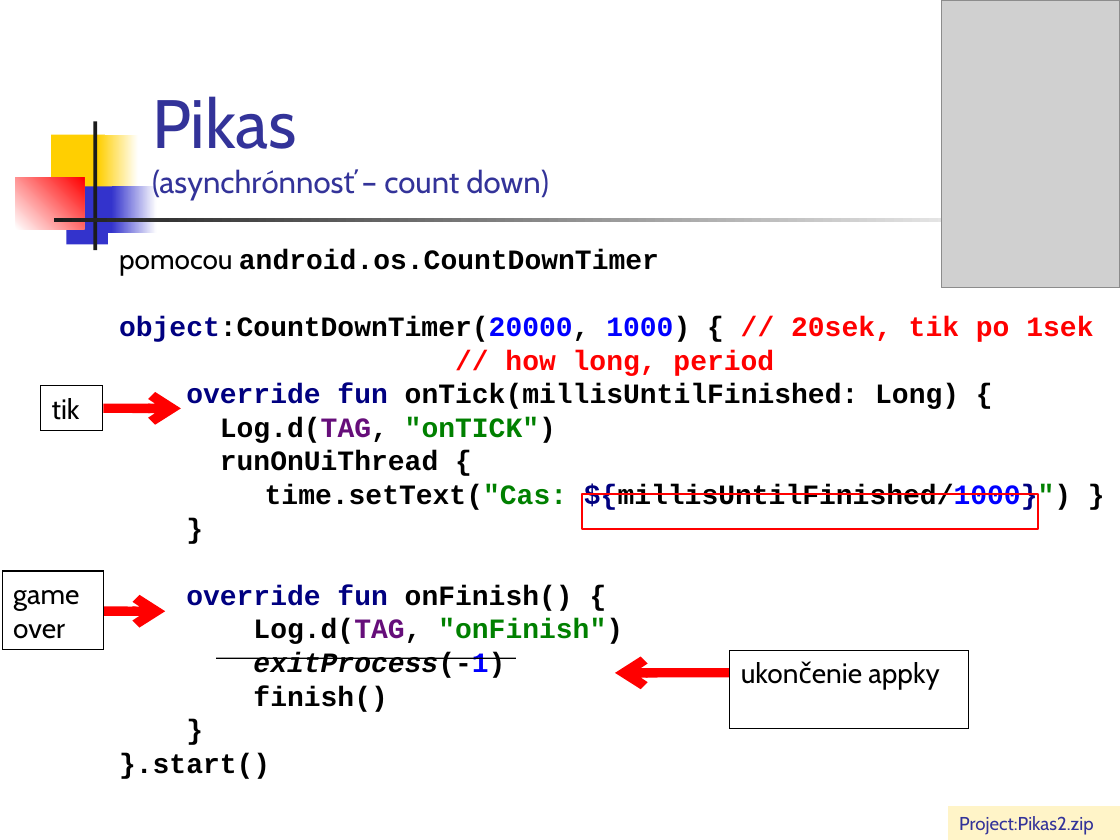
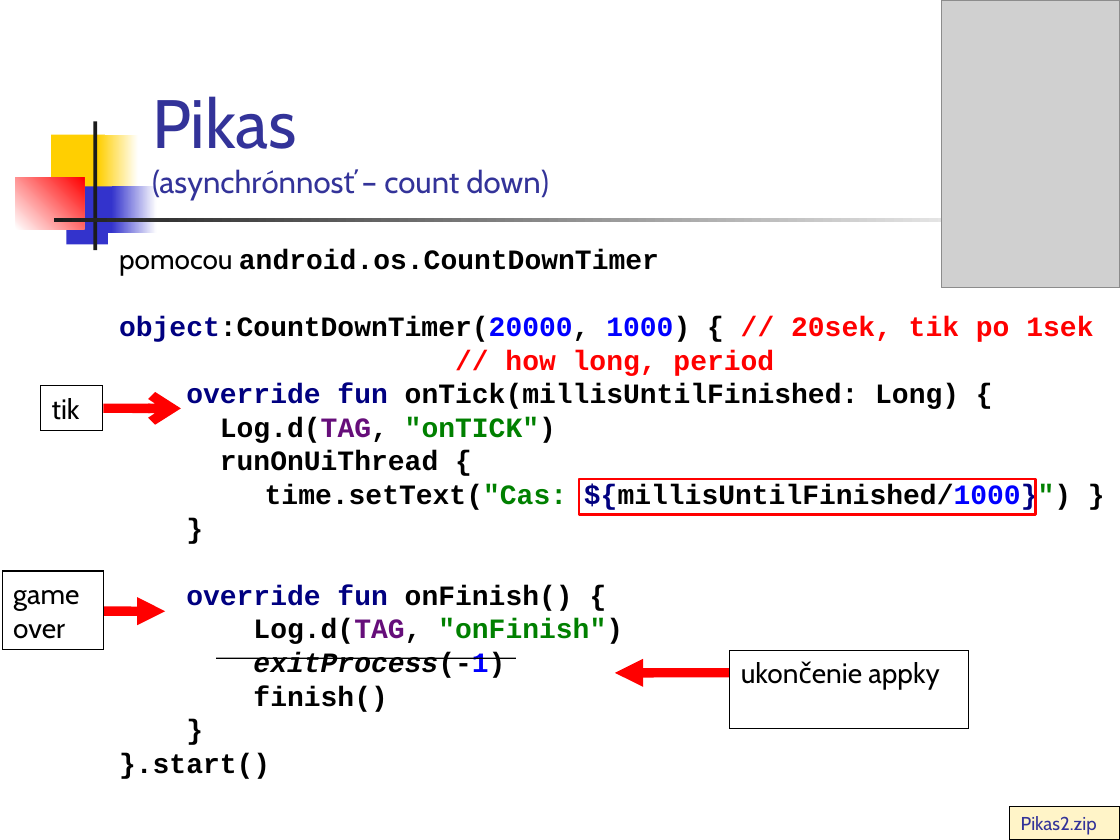
Before and after one commit to vmandro/Prednasky, a slide deck: slide 9 of 03/03_Android.ppt (slide 8 before the commit). Drawn at 1120x840 pixels with LibreOffice and Linux fonts; fonts in the diff are those of the drawing; grey boxes stand for pictures. Boxes give left, top, right and bottom in pixels: in the first picture for what was removed or moved away, otherwise in the second. Text is boxed around its words. In the diff, an @@ line names an element or a change of style, - is before the commit and + after.

```diff
--- a/03/03_Android.ppt
+++ b/03/03_Android.ppt
@@ rectangle moved from (x1=582, y1=494, x2=1038, y2=530) to (x1=579, y1=479, x2=1035, y2=515) @@
@@ rectangle "Pikas2.zip" resized from (x1=949, y1=806, x2=1120, y2=840) to (x1=1010, y1=806, x2=1120, y2=840) @@
@@ rectangle "Pikas2.zip" at (x1=1010, y1=806, x2=1120, y2=840): outline none to #000000 0.74 pt @@
@@ text in rectangle at (x1=1021, y1=816, x2=1097, y2=835): text changed @@
-Project:Pikas2.zip
+Pikas2.zip
```
Also in this commit, not shown: 25 other slides changed, 3 slides added, 1 slide removed, 2 other files.
